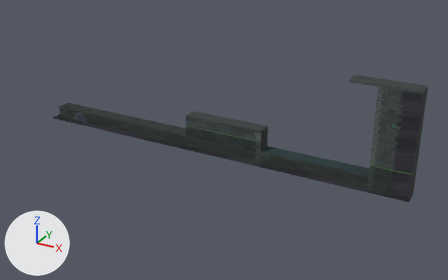
Before and after pictures for a commit that changed the glTF model kit/models/esclusa_mass_low.glb.
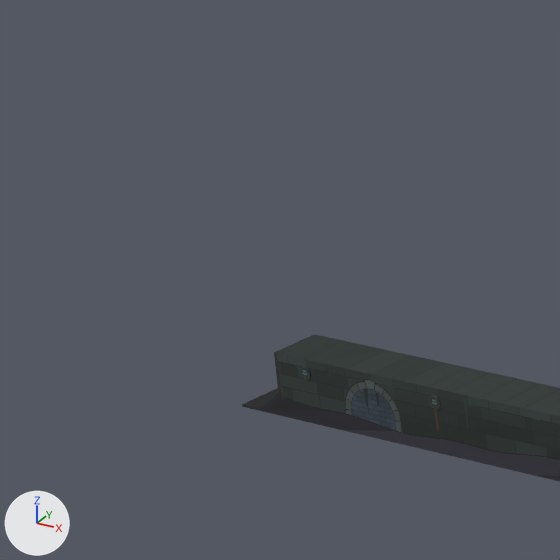
Each version appears first whole from a 50 mm lens placed at (47.0, -80.2, 42.8), pointed at (2.7, 0.4, 2.5), and next in a close-up on the part from 0% to 27% of the width and 11% to 54% of the height. Arrows for +X, +Y and +Z are at lower left; the lights stay in place. The first two pictures are the older version. Vertices at exactly the same position are counted once.

The first close-up shows 'esclusa_mass_low'.
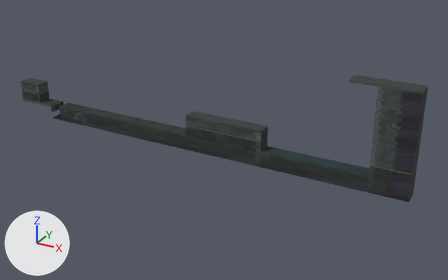
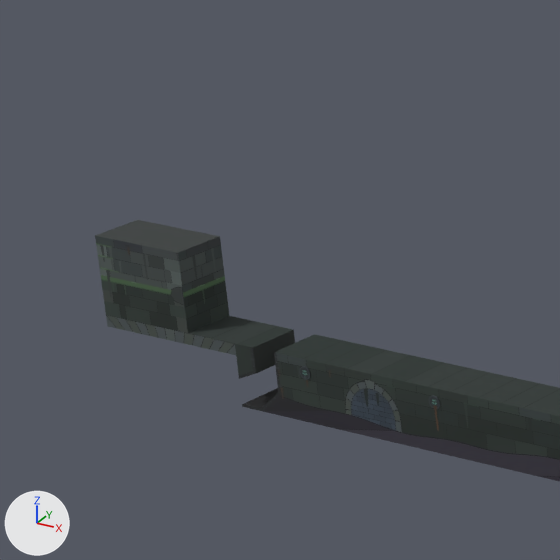
Where the change shows, as pixel boxes (x1, y1, x2, y2) in the close-ups (560 x 560 px):
'esclusa_mass_low', reshaped
    before: (242, 334, 560, 481)
    after: (95, 220, 560, 481)
part 1 of me_esclusa_mass_low, added
    after: (95, 220, 295, 379)
part 2 of me_esclusa_mass_low, added
    after: (178, 237, 229, 333)

The change, as a list of edits to the scene's bpy script:
```text
Change me_esclusa_mass_low:
    used by ob_esclusa_mass_low; location = (0.0, 0.0, 0.0)
    remove me_esclusa_mass_low.from_pydata(...)  # 9449 vertices, 18664 faces; spans x -33.0..33.0, y -1.6..1.2, z 0.0..16.4
    add me_esclusa_mass_low.from_pydata(...)  # 10294 vertices, 20308 faces; spans x -40.0..33.0, y -1.6..1.2, z 0.0..16.4
    me_esclusa_mass_low part 1: a new loose piece of 661 vertices spanning x -40.0..-32.0, y -1.1..1.2, z 1.2..6.1, in mat_palette (picture img_house_atlas)
    me_esclusa_mass_low part 2: a new loose piece of 184 vertices spanning x -35.5, y -1.1..1.2, z 2.7..6.1, in mat_palette (picture img_house_atlas)
    other edits to the shape of me_esclusa_mass_low do not show in these pictures
```
